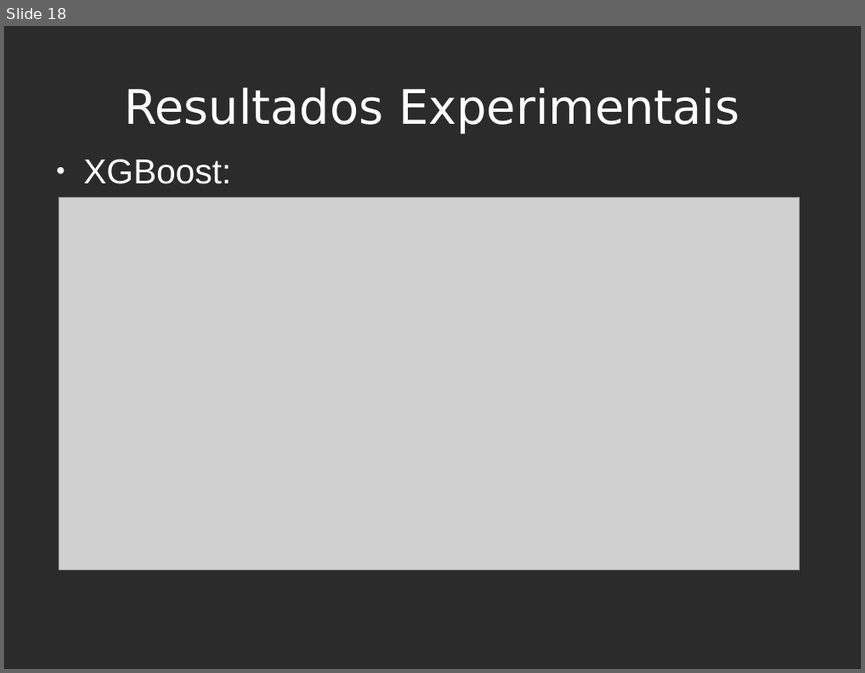
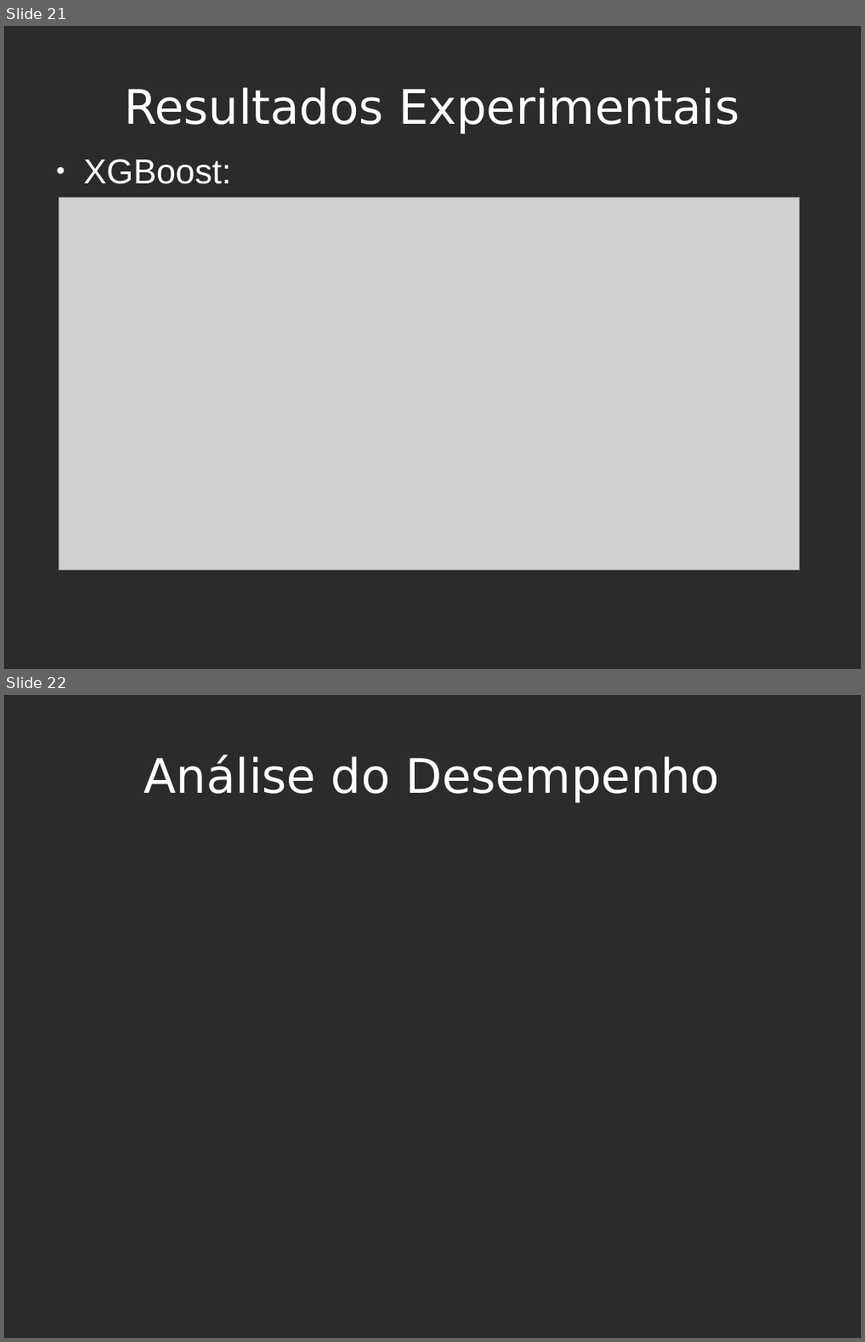
Before and after one commit to sdkgit123/RNA-atv3, a slide deck: RNA-apresentacao.odp. Shown one above the other, each under a label of ours: slide 18 before the commit, slides 21 and 22 after it. The pictures are 865x673 and 865x1342 pixels, drawn with LibreOffice and Linux fonts; fonts in the diff are those of the drawing; grey boxes stand for pictures; background and template pictures are left out; a plain dark background stands for a picture behind light text. Boxes give left, top, right and bottom in pixels: in the first picture for what was removed or moved away, otherwise in the second. Text is boxed around its words. In the diff, an @@ line names an element or a change of style, - is before the commit and + after.

```diff
--- a/RNA-apresentacao.odp
+++ b/RNA-apresentacao.odp
@@ slide 22 added at bbox=[4, 695, 861, 1338], background picture (left out) @@
@@ title added at bbox=[144, 755, 720, 803], 44 pt, text #FFFFFF @@
+Análise do Desempenho
@@ what was slide 18 is now slide 21 @@
```
Also in this commit, not shown: 1 slide changed, 4 other slides added, 1 other file.
